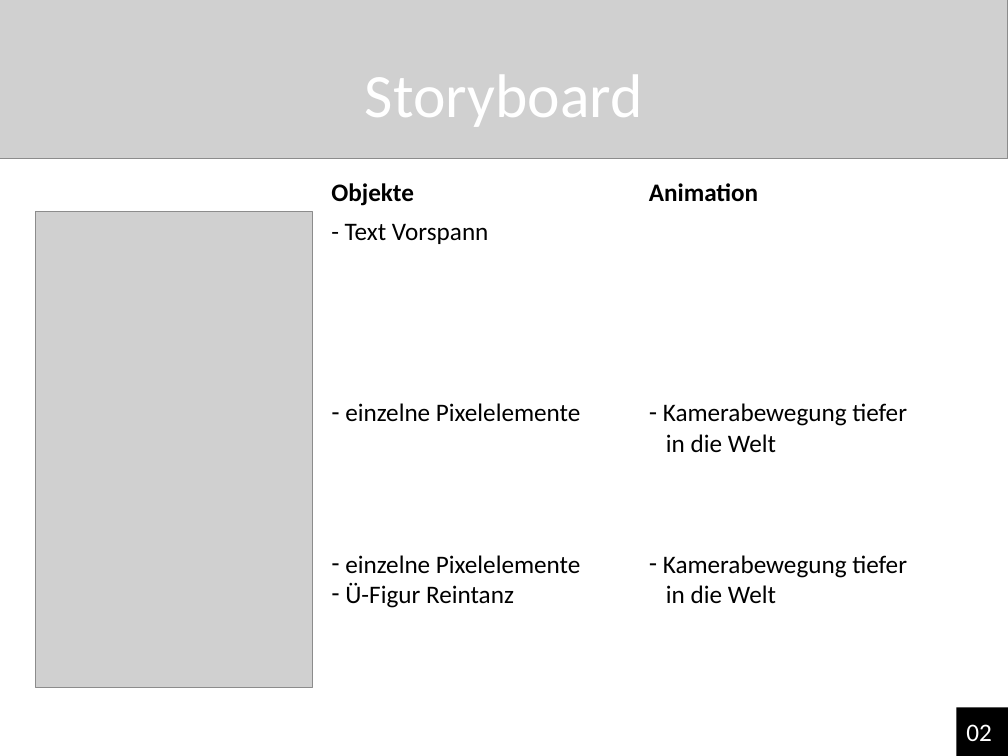
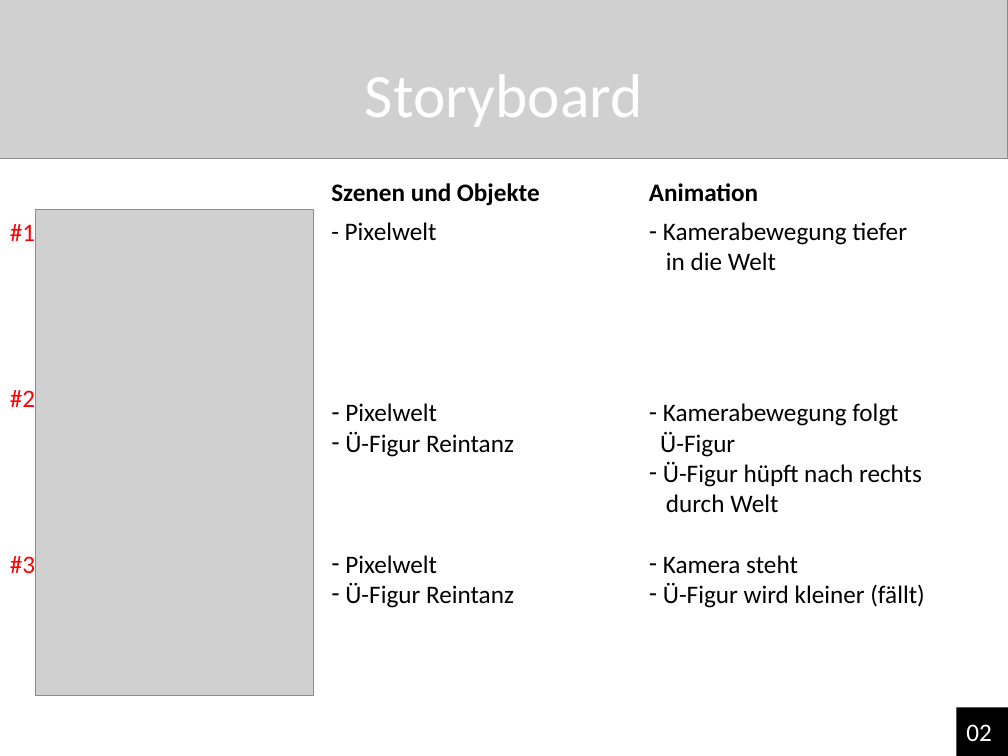
Before and after one commit to NReintanz/Pixie, a slide deck: slide 3 of 00_Organsiatorisches/Pixie‘s großes Abenteuer.pptx. Drawn at 1008x756 pixels with LibreOffice and Linux fonts; fonts in the diff are those of the drawing; grey boxes stand for pictures. Boxes give left, top, right and bottom in pixels: in the first picture for what was removed or moved away, otherwise in the second. Text is boxed around its words. In the diff, an @@ line names an element or a change of style, - is before the commit and + after.

```diff
--- a/00_Organsiatorisches/Pixie‘s großes Abenteuer.pptx
+++ b/00_Organsiatorisches/Pixie‘s großes Abenteuer.pptx
@@ text at box(331, 183, 540, 206): text changed @@
-Objekte
+Szenen und Objekte
@@ text added at box(10, 224, 35, 241), 18 pt, text #FF0000 @@
+#1
@@ picture: place and size @@
-picture at box(35, 212, 311, 687)
+picture at box(35, 210, 313, 696)
@@ text at box(345, 222, 437, 421): text changed @@
-- Text Vorspann
-– einzelne Pixelelemente
-– einzelne Pixelelemente
+- Pixelwelt
+– Pixelwelt
@@ text added at box(10, 390, 35, 407), 18 pt, text #FF0000 @@
+#2
@@ text at box(660, 403, 925, 608): text changed @@
-– Kamerabewegung tiefer
-in die Welt
+– Kamerabewegung folgt
+Ü-Figur
+– Ü-Figur hüpft nach rechts
+durch Welt
+– Kamera steht
+– Ü-Figur wird kleiner (fällt)
@@ text added at box(10, 556, 35, 573), 18 pt, text #FF0000 @@
+#3
@@ text at box(345, 555, 514, 608): paragraphs added @@
+– Pixelwelt
+– Ü-Figur Reintanz
```
Also in this commit, not shown: 4 other slides changed, 1 slide added, 3 slides removed.
